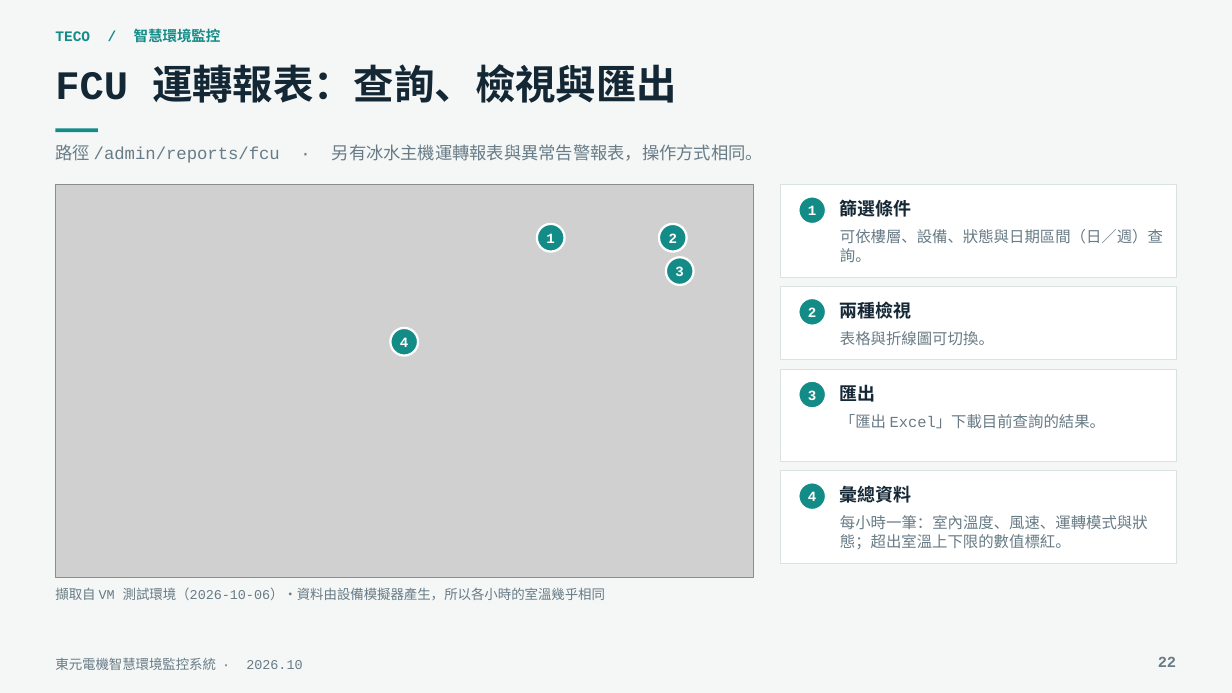
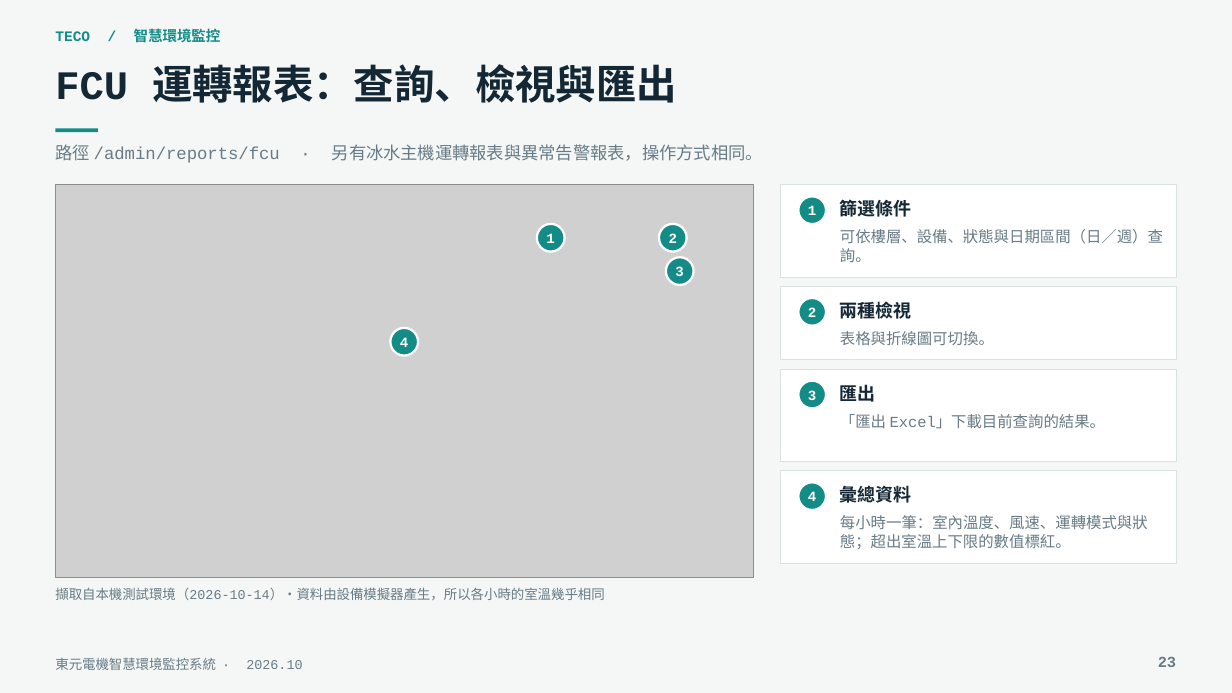
Before and after one commit to jj20375/teco-machinery, a slide deck: slide 23 of docs/TECO_智慧環境監控系統介紹與技術說明.pptx (slide 22 before the commit). Drawn at 1232x693 pixels with LibreOffice and Linux fonts; fonts in the diff are those of the drawing; grey boxes stand for pictures. Boxes give left, top, right and bottom in pixels: in the first picture for what was removed or moved away, otherwise in the second. Text is boxed around its words. In the diff, an @@ line names an element or a change of style, - is before the commit and + after.

```diff
--- a/docs/TECO_智慧環境監控系統介紹與技術說明.pptx
+++ b/docs/TECO_智慧環境監控系統介紹與技術說明.pptx
@@ text at bbox=[55, 587, 604, 600]: text changed @@
-擷取自 VM 測試環境（2026-10-06）・資料由設備模擬器產生，所以各小時的室溫幾乎相同
+擷取自本機測試環境（2026-10-14）・資料由設備模擬器產生，所以各小時的室溫幾乎相同
@@ text at bbox=[1158, 657, 1176, 667]: text changed @@
-22
+23
```
Also in this commit, not shown: 25 other slides changed, 1 slide added.
